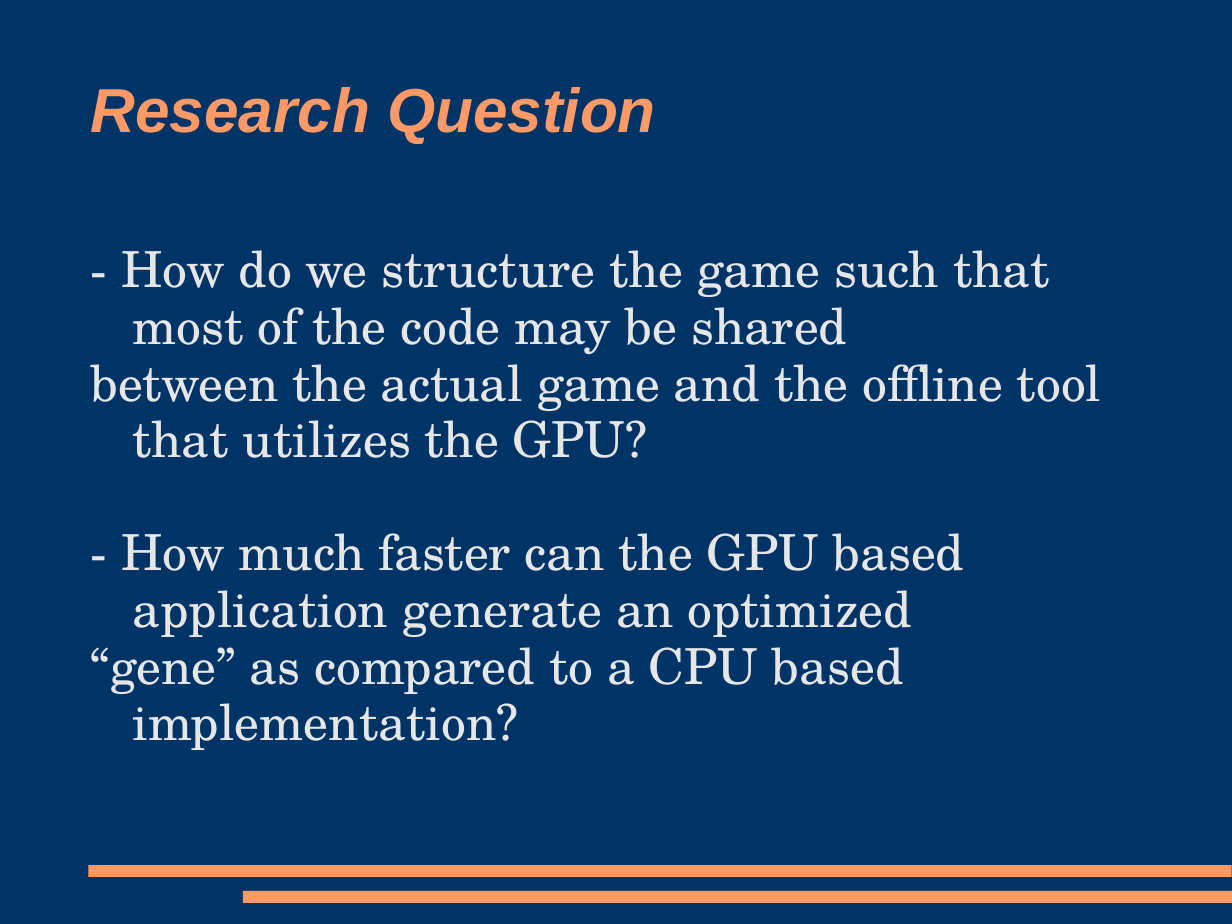
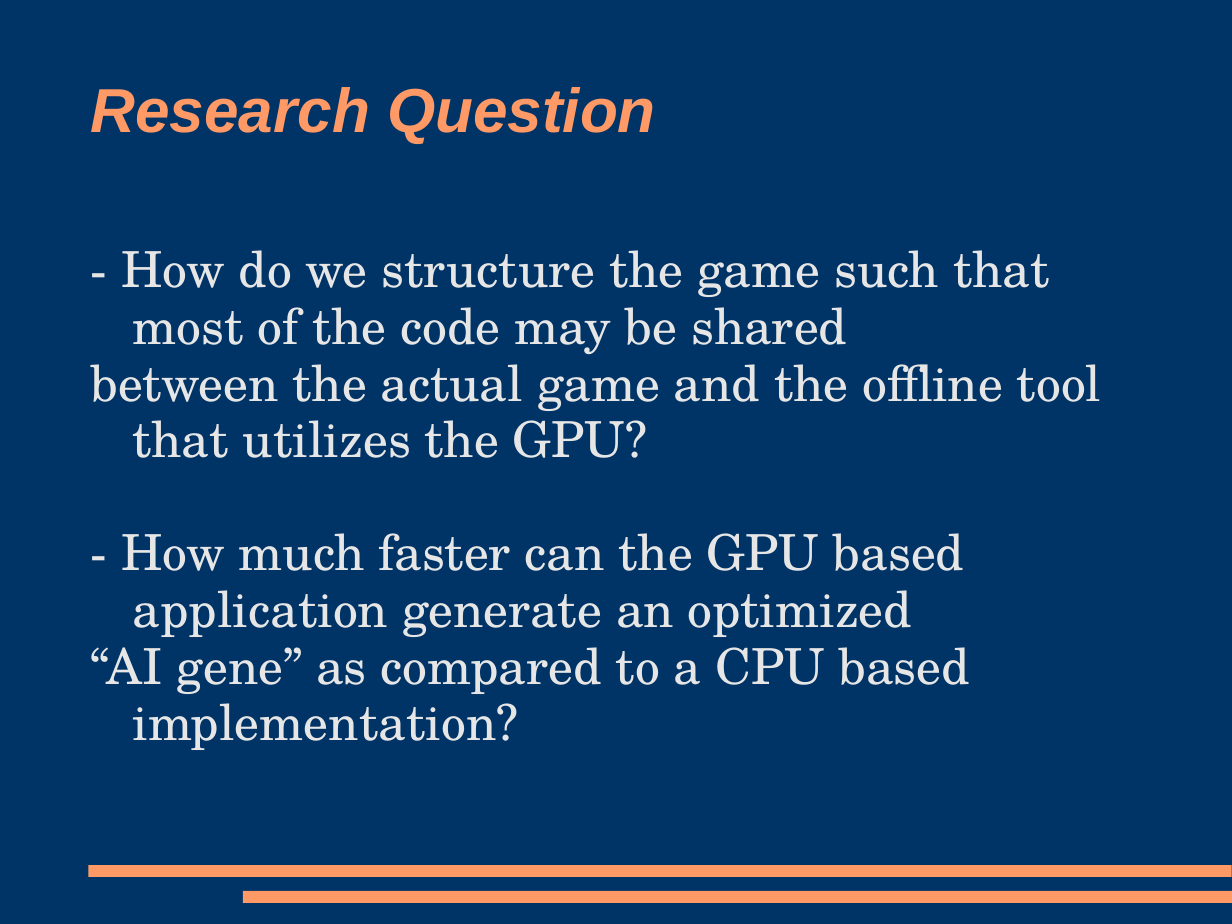
Before and after one commit to trigger-happy/thesis, a slide deck: slide 4 of presentations/Presentation1.ppt. Drawn at 1232x924 pixels with LibreOffice and Linux fonts; fonts in the diff are those of the drawing. Boxes give left, top, right and bottom in pixels: in the first picture for what was removed or moved away, otherwise in the second. Text is boxed around its words. In the diff, an @@ line names an element or a change of style, - is before the commit and + after.

```diff
--- a/presentations/Presentation1.ppt
+++ b/presentations/Presentation1.ppt
@@ text at (91, 635, 971, 750): text changed @@
-“gene” as compared to a CPU based implementation?
+“AI gene” as compared to a CPU based implementation?
```
Also in this commit, not shown: 3 other slides changed.
